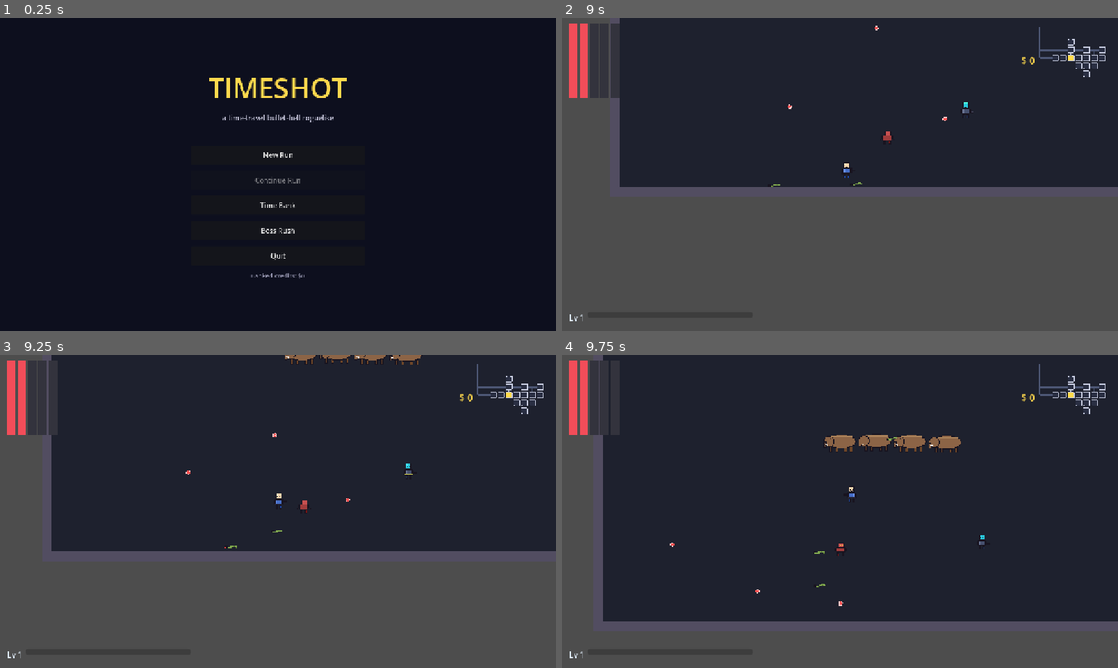
Above: before the commit, frames 1-4 (two rows, left to right).
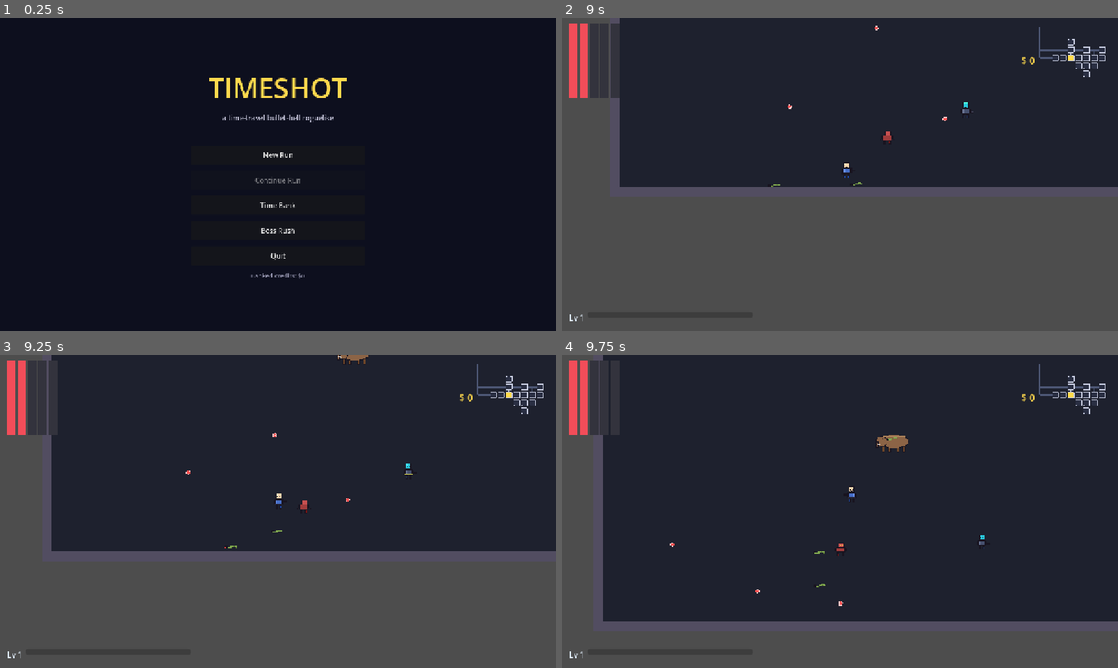
Above: after the commit, the same moments.

Repository: Creatition/high-voltage
Game: Godot game, scene res://scenes/ui/main_menu.tscn
Same seed, same stepped clock (60 frames per second), same inputs: the game is played once before the commit and once after it.
Inputs (mouse positions are in pixels of both pictures, inside the frame that each line leads up to):
- Up to frame 1 (0.25 s): no input
- Up to frame 2 (9 s): click "New Run" at 0.5 s; click (706, 183) at 1.25 s; click (756, 183) at 2.02 s; tap Enter at 2.75 s; move the mouse to (962, 158) at 2.77 s; hold D (move_right) 2.78-3.53 s; tap Space (dodge) at 2.85, 5.1, 6.5, 7.35 s; click (962, 158) at 2.92 s; move the mouse to (728, 190) at 3.52 s; hold S (move_down) 3.53-4.28 s; tap E (interact) at 3.6, 5.85, 8.1 s; move the mouse to (895, 105) at 4.27 s; press the mouse at (895, 105) at 4.28 s; hold D (move_right) 4.28-5.03 s; move the mouse to (812, 237) at 5.02 s; release the mouse at (812, 237) at 5.03 s; hold W (move_up) 5.03-5.78 s; click (812, 237) at 5.17 s; move the mouse to (1006, 221) at 5.77 s; hold A (move_left) 5.78-7.28 s; move the mouse to (673, 127) at 6.52 s; click (673, 127) at 6.6 s; move the mouse to (867, 174) at 7.27 s; hold S (move_down) 7.28-8.03 s; click (867, 174) at 7.42 s; move the mouse to (756, 96) at 8.02 s; hold D (move_right) 8.03-8.78 s; move the mouse to (962, 158) at 8.77 s; press the mouse at (962, 158) at 8.78 s; hold W (move_up) from 8.78 s (still down)
- Up to frame 3 (9.25 s): keep holding W (move_up)
- Up to frame 4 (9.75 s): move the mouse to (728, 527) at 9.52 s; release W (move_up) at 9.53 s; release the mouse at (728, 527) at 9.53 s; hold D (move_right) from 9.53 s (still down); tap Space (dodge) at 9.6 s; click (728, 527) at 9.67 s

Frames 1-2 are identical in both runs. In frame 3, 0.3% of the frame differs, in the area x 51-76%, y 0-4%; in frame 4, 0.7%, in the area x 47-72%, y 25-32%.

Commit message:
Enemy audit fixes: bomber (mammoth 192x40 strip) + sniper (turret 128x32 strip) get hframes=4 so hitbox aligns with visible frame; bomber body/hurtbox bumped to 36x28/40x32 to match the 48x40 mammoth frame; restore truncated enemy_base.gd so EnemyBase parses cleanly

Diff:
--- a/timeshot/scenes/enemies/bomber.tscn
+++ b/timeshot/scenes/enemies/bomber.tscn
@@ -7,13 +7,13 @@
 [ext_resource type="Texture2D" path="res://art/sprites/enemies/mammoth_idle.png" id="5_sprite"]
 
 [sub_resource type="RectangleShape2D" id="RectangleShape2D_body"]
-size = Vector2(24, 22)
+size = Vector2(36, 28)
 
 [sub_resource type="RectangleShape2D" id="RectangleShape2D_hurt"]
-size = Vector2(24, 22)
+size = Vector2(36, 28)
 
 [sub_resource type="RectangleShape2D" id="RectangleShape2D_contact"]
-size = Vector2(26, 24)
+size = Vector2(40, 32)
 
 [node name="Bomber" type="CharacterBody2D"]
 collision_layer = 4
@@ -23,6 +23,8 @@
 
 [node name="Sprite2D" type="Sprite2D" parent="."]
 texture = ExtResource("5_sprite")
+hframes = 4
+frame = 0
 
 [node name="CollisionShape2D" type="CollisionShape2D" parent="."]
 shape = SubResource("RectangleShape2D_body")
--- a/timeshot/scenes/enemies/enemy_base.gd
+++ b/timeshot/scenes/enemies/enemy_base.gd
@@ -4,7 +4,7 @@
 ## currency drop on kill. Subclasses add AI in _physics_process.
 
 @export var currency_on_death: int = 1
-## XP granted to the player on death. Day 23 — feeds the level-up system.
+## XP granted to the player on death. Day 23 - feeds the level-up system.
 ## Defaults to currency_on_death * 2 if left at 0, so existing enemies "just
 ## work" without touching every scene file.
 @export var xp_on_death: int = 0
--- a/timeshot/scenes/enemies/sniper.tscn
+++ b/timeshot/scenes/enemies/sniper.tscn
@@ -19,6 +19,8 @@
 
 [node name="Sprite2D" type="Sprite2D" parent="."]
 texture = ExtResource("4_sprite")
+hframes = 4
+frame = 0
 
 [node name="CollisionShape2D" type="CollisionShape2D" parent="."]
 shape = SubResource("RectangleShape2D_body")
